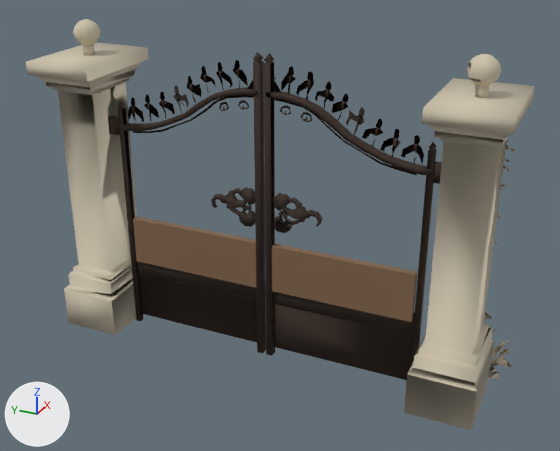
Two versions of the FBX model Assets/_Project/Models/Props/Architecture/Arch_Gate_Colonial.fbx, one commit apart.
Both versions are drawn from a 50 mm lens placed at (-4.96, -2.26, 2.25), pointed at (-0.07, -0.06, -0.19). Lighting does not change. The marker at lower left points along +X, +Y and +Z. The first picture is the older version. Where no turn or scale is listed for an object, it has been applied to the vertices. Vertices at exactly the same position are counted once.

The older version as bpy lines, for what is in view:
```python
ob_arch_gate_colonial_body = bpy.data.objects.new('Arch_Gate_Colonial_Body', me_tripo_mesh_a1deb33b_48d1_4727_ba70_545715e57119_745)
ob_arch_gate_colonial_body.location = (0.104, 1.554, -0.259)
ob_arch_gate_colonial_left = bpy.data.objects.new('Arch_Gate_Colonial_Left', me_tripo_mesh_a1deb33b_48d1_4727_ba70_545715e57119_426)
ob_arch_gate_colonial_left.location = (-0.229, -0.603, 0.175)
ob_arch_gate_colonial_right = bpy.data.objects.new('Arch_Gate_Colonial_Right', me_tripo_mesh_a1deb33b_48d1_4727_ba70_545715e57119_450)
ob_arch_gate_colonial_right.location = (-0.228, 0.286, -0.155)
```
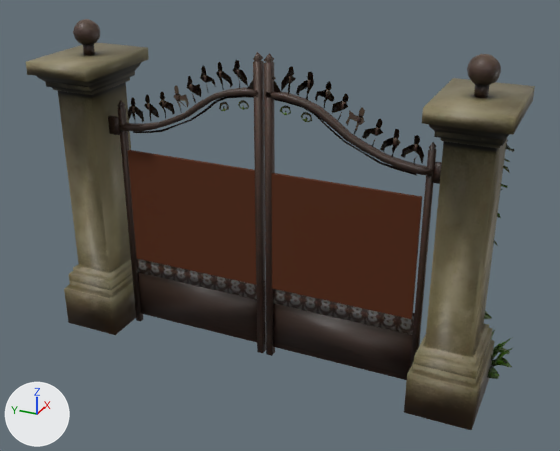
Boxes (x1, y1, x2, y2) around the edits, measured in the pictures (560 x 451 px):
part 1 of me_tripo_mesh_a1deb33b_48d1_4727_ba70_545715e57119_426, recoloured
    both: (264, 53, 442, 380)
part 2 of me_tripo_mesh_a1deb33b_48d1_4727_ba70_545715e57119_426, recoloured (darker)
    before: (272, 244, 418, 322)
    after: (271, 173, 422, 319)
part 3 of me_tripo_mesh_a1deb33b_48d1_4727_ba70_545715e57119_745, recoloured (darker)
    both: (26, 19, 535, 430)
part 4 of me_tripo_mesh_a1deb33b_48d1_4727_ba70_545715e57119_450, recoloured
    both: (108, 52, 265, 321)
part 5 of me_tripo_mesh_a1deb33b_48d1_4727_ba70_545715e57119_450, recoloured (darker)
    before: (133, 217, 256, 288)
    after: (128, 150, 256, 285)

Patch to the scene script:
```diff
--- a/Assets/_Project/Models/Props/Architecture/Arch_Gate_Colonial.fbx.py
+++ b/Assets/_Project/Models/Props/Architecture/Arch_Gate_Colonial.fbx.py
@@ mat_tripo_material_a1deb33b_48d1_4727_ba70_545715e57119_007 @@
+mat_tripo_material_a1deb33b_48d1_4727_ba70_545715e57119_007 = bpy.data.materials.new('tripo_material_a1deb33b-48d1-4727-ba70-545715e57119.007')
+# uses the picture img_color_a1deb33b_48d1_4727_ba70_545715e57119_jpg
+# uses the picture img_normalgl_a1deb33b_48d1_4727_ba70_545715e57119_jpg
@@ mat_mat_gate_panel @@
+mat_mat_gate_panel = principled_material('Mat_Gate_Panel')
+mat_mat_gate_panel.base_color = (0.1, 0.022, 0.003)  # brown #59290a
+mat_mat_gate_panel.metallic = 0.25
+mat_mat_gate_panel.roughness = 0.8
@@ me_tripo_mesh_a1deb33b_48d1_4727_ba70_545715e57119_745 @@
 me_tripo_mesh_a1deb33b_48d1_4727_ba70_545715e57119_745.from_pydata(...)  # 2121 vertices, 2249 faces; spans x -0.68..0.47, y -3.41..0.3, z -0.99..1.51
+# me_tripo_mesh_a1deb33b_48d1_4727_ba70_545715e57119_745 part 3: 2249 faces spanning x -0.68..0.47, y -3.41..0.3, z -0.99..1.51 switch from mat_mat_stone_colonial (beige #cec4ad) to mat_tripo_material_a1deb33b_48d1_4727_ba70_545715e57119_007
@@ me_tripo_mesh_a1deb33b_48d1_4727_ba70_545715e57119_450 @@
 me_tripo_mesh_a1deb33b_48d1_4727_ba70_545715e57119_450.from_pydata(...)  # 1166 vertices, 1059 faces; spans x -0.03..0.03, y -0.3..1.02, z -1.09..1.3
+# me_tripo_mesh_a1deb33b_48d1_4727_ba70_545715e57119_450 part 4: 1053 faces spanning x -0.03..0.03, y -0.3..1.02, z -1.09..1.3 switch from mat_mat_iron_gate (brown #453830) to mat_tripo_material_a1deb33b_48d1_4727_ba70_545715e57119_007
+# me_tripo_mesh_a1deb33b_48d1_4727_ba70_545715e57119_450 part 5: 6 faces spanning x -0.03..0.0, y -0.28..0.86, z -0.48..0.45 switch from mat_mat_panel_colonial (brown #81654b) to mat_mat_gate_panel (brown #59290a)
@@ me_tripo_mesh_a1deb33b_48d1_4727_ba70_545715e57119_426 @@
 me_tripo_mesh_a1deb33b_48d1_4727_ba70_545715e57119_426.from_pydata(...)  # 1121 vertices, 1057 faces; spans x -0.03..0.03, y -0.71..0.58, z -1.43..0.97
+# me_tripo_mesh_a1deb33b_48d1_4727_ba70_545715e57119_426 part 1: 1051 faces spanning x -0.03..0.03, y -0.71..0.58, z -1.43..0.97 switch from mat_mat_iron_gate (brown #453830) to mat_tripo_material_a1deb33b_48d1_4727_ba70_545715e57119_007
+# me_tripo_mesh_a1deb33b_48d1_4727_ba70_545715e57119_426 part 2: 6 faces spanning x -0.03..0.0, y -0.56..0.56, z -0.82..0.11 switch from mat_mat_panel_colonial (brown #81654b) to mat_mat_gate_panel (brown #59290a)
```
